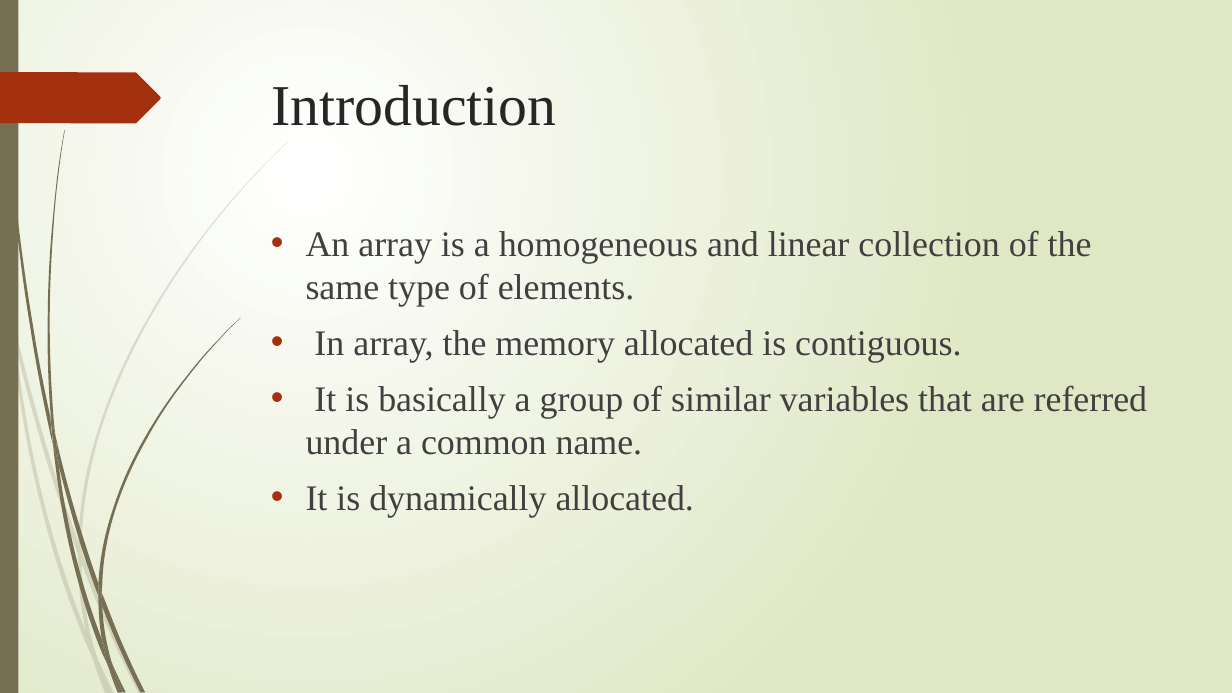
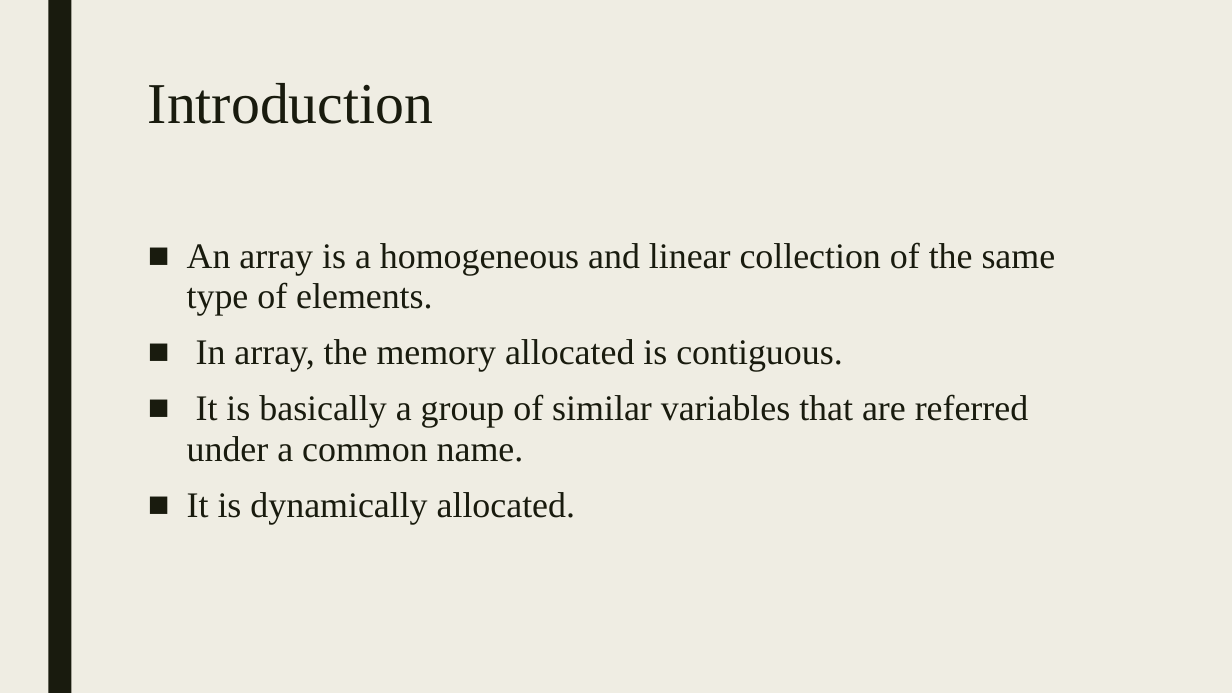
Before and after one commit to Adarsha-1/Group-6, a slide deck: slide 2 of arraysnew.pptx. Drawn at 1232x693 pixels with LibreOffice and Linux fonts; fonts in the diff are those of the drawing. Boxes give left, top, right and bottom in pixels: in the first picture for what was removed or moved away, otherwise in the second. Text is boxed around its words. In the diff, an @@ line names an element or a change of style, - is before the commit and + after.

```diff
--- a/arraysnew.pptx
+++ b/arraysnew.pptx
@@ background gradient #FFFFFF to #DFE8C4 to #EFEDE3 @@
@@ rectangle: place and size @@
-rectangle at (0,0,18,693)
+rectangle at (48,0,71,693)
@@ rectangle at (48,0,71,693): fill #766F54 to #191B0E @@
@@ freeform shape removed at (0,72,161,123) @@
@@ title "Introduction": place and size @@
-title "Introduction" at (271,85,556,126)
+title "Introduction" at (148,83,433,124)
@@ title "Introduction" at (148,83,433,124): text colour #262626 to #191B0E; line spacing 1 to 0.89 @@
@@ text "An array is a homogeneous ...": place and size @@
-text "An array is a homogeneous ..." at (306,230,1148,517)
+text "An array is a homogeneous ..." at (187,242,1056,524)
@@ text "An array is a homogeneous ..." at (187,242,1056,524): text colour #404040 to #191B0E; bullet • to ■; line spacing 1 to 0.94; more space between paragraphs @@
@@ group removed at (0,141,288,693): 10 freeform shapes @@
@@ group removed at (3,0,240,693): 12 freeform shapes @@
```
Also in this commit, not shown: 15 other slides changed.
